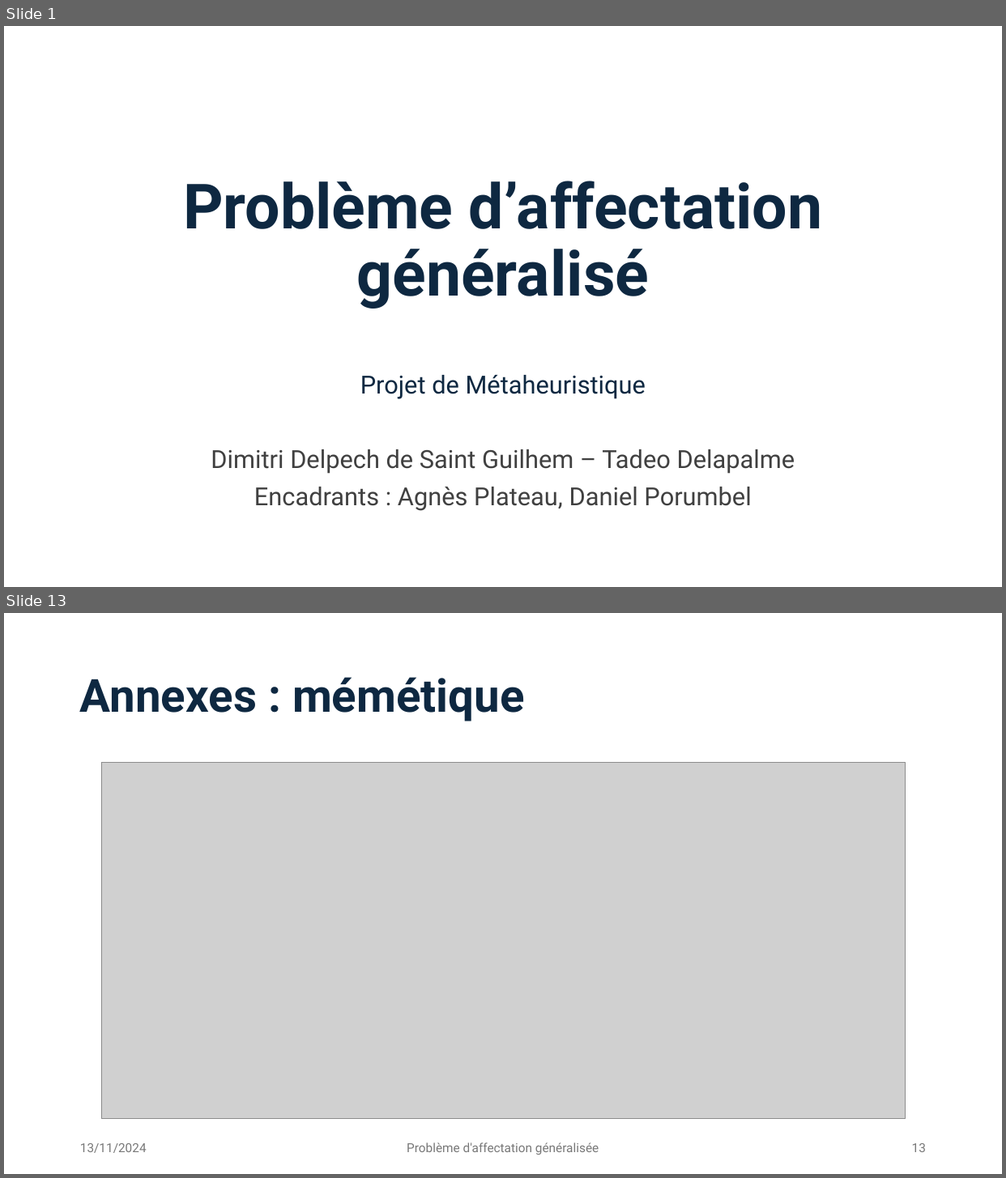
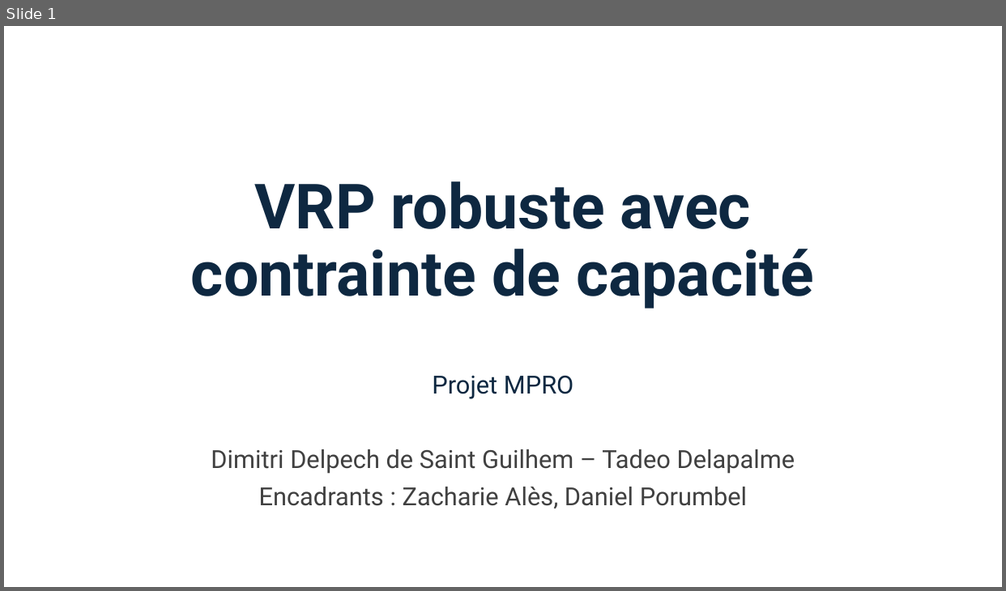
Before and after one commit to Darthkiller2Jr/projet_mpro, a slide deck: Présentation Projet.pptx. Shown one above the other, each under a label of ours: slides 1 and 13 before the commit, slide 1 after it; the slides between them are not shown. The pictures are 1006x1178 and 1006x591 pixels, drawn with LibreOffice and Linux fonts; fonts in the diff are those of the drawing; grey boxes stand for pictures. Boxes give left, top, right and bottom in pixels: in the first picture for what was removed or moved away, otherwise in the second. Text is boxed around its words. In the diff, an @@ line names an element or a change of style, - is before the commit and + after.

```diff
--- a/Présentation Projet.pptx
+++ b/Présentation Projet.pptx
@@ slide 13 removed at (4,613,1002,1174), background #FFFFFF @@
@@ title removed at (80,677,525,722) @@
-Annexes : mémétique
@@ picture removed at (101,763,906,1119) @@
@@ text removed at (80,1144,147,1153) @@
-13/11/2024
@@ text removed at (407,1143,599,1155) @@
-Problème d'affectation généralisée
@@ page number removed at (912,1144,926,1152) @@
-13
@@ slide 1 changed as well @@
@@ title at (191,182,814,309): text changed @@
-Problème d’affectation généralisé
+VRP robuste avec contrainte de capacité
@@ subtitle at (432,375,573,399): text changed @@
-Projet de Métaheuristique
+Projet MPRO
@@ subtitle at (259,487,747,509): text changed @@
-Encadrants : Agnès Plateau, Daniel Porumbel
+Encadrants : Zacharie Alès, Daniel Porumbel
```
Also in this commit, not shown: 3 slides added, 11 other slides removed, 2 other files.
